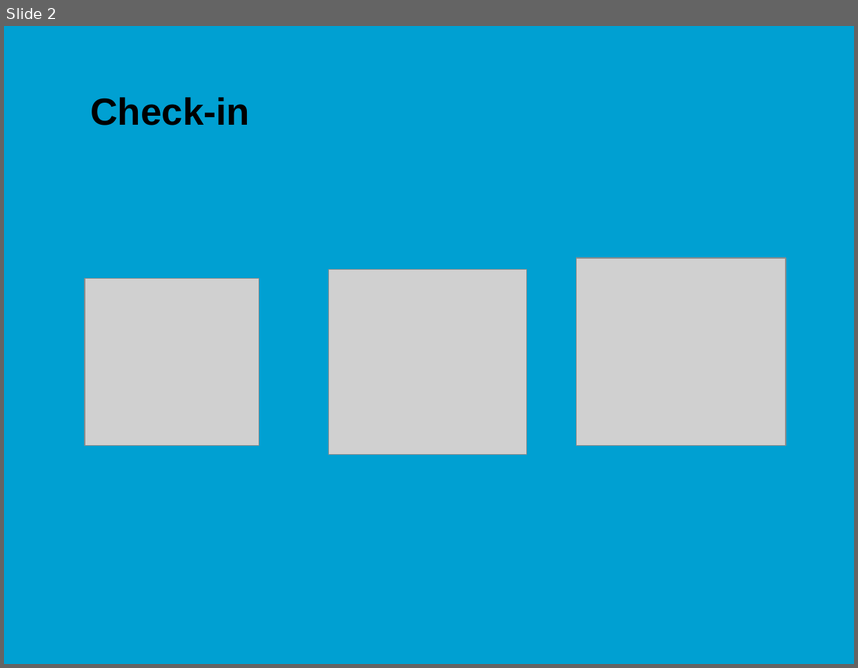
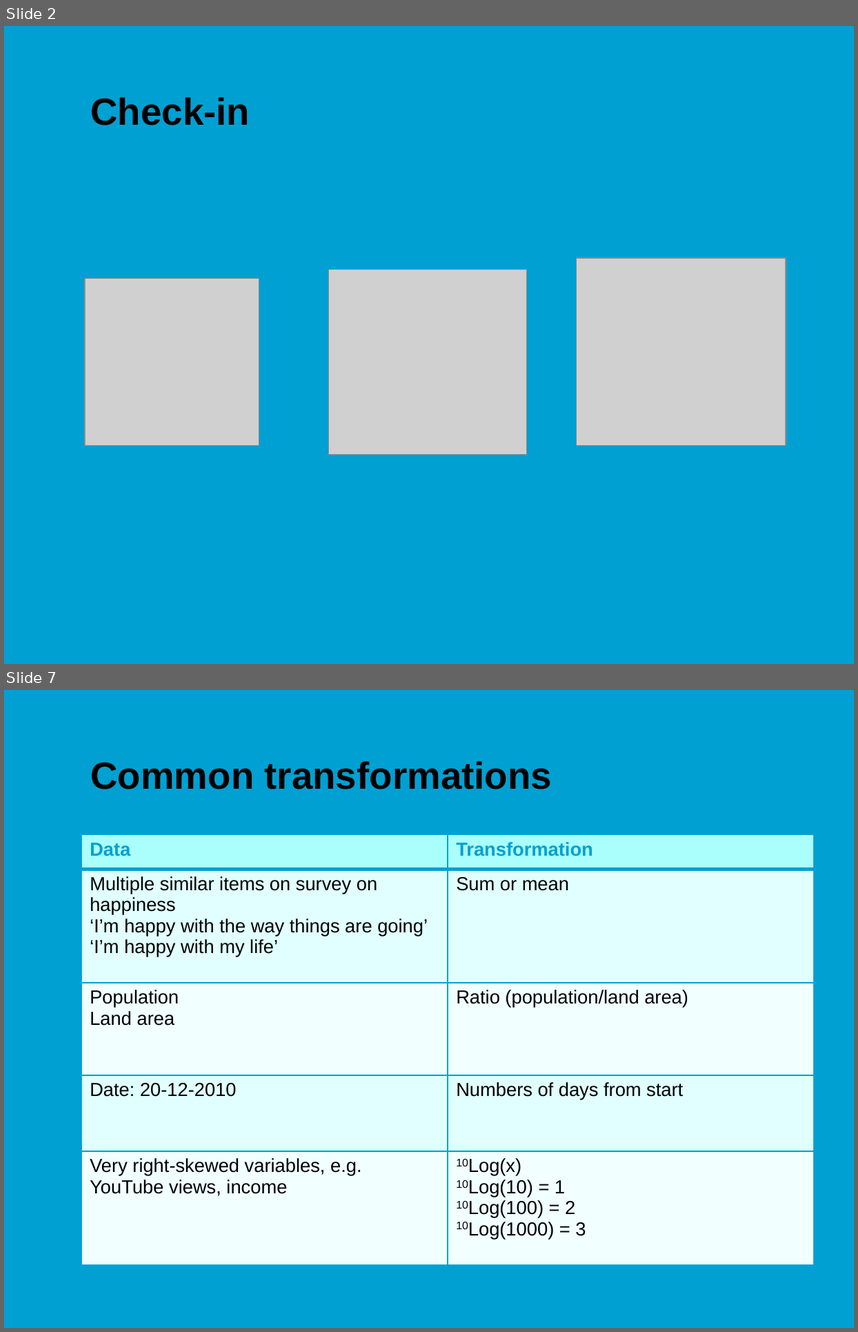
Before and after one commit to jonasmoons/data-driven-learning, a slide deck: slides/ddl-w6l1.pptx. Shown one above the other, each under a label of ours: slide 2 before the commit, slides 2 and 7 after it; the slides between them are not shown. The pictures are 858x668 and 858x1332 pixels, drawn with LibreOffice and Linux fonts; fonts in the diff are those of the drawing; grey boxes stand for pictures; background and template pictures are left out. Boxes give left, top, right and bottom in pixels: in the first picture for what was removed or moved away, otherwise in the second. Text is boxed around its words. In the diff, an @@ line names an element or a change of style, - is before the commit and + after.

```diff
--- a/slides/ddl-w6l1.pptx
+++ b/slides/ddl-w6l1.pptx
@@ slide 7 added at [4,690,854,1328], background picture (left out) @@
@@ title added at [90,761,553,789], 32 pt, text #000000, bold @@
+Common transformations
@@ table added at [81,834,814,1288], 5 rows, 2 columns @@
+Data | Transformation
+Multiple similar items on survey on happiness / ‘I’m happy with the way things are going’ / ‘I’m happy with my life’ | Sum or mean
+Population / Land area | Ratio (population/land area)
+Date: 20-12-2010 | Numbers of days from start
+Very right-skewed variables, e.g. YouTube views, income | 10Log(x) / 10Log(10) = 1 / 10Log(100) = 2 / 10Log(1000) = 3
```
Also in this commit, not shown: 5 slides changed, 21 other slides added, 11 slides removed, 7 other files.
